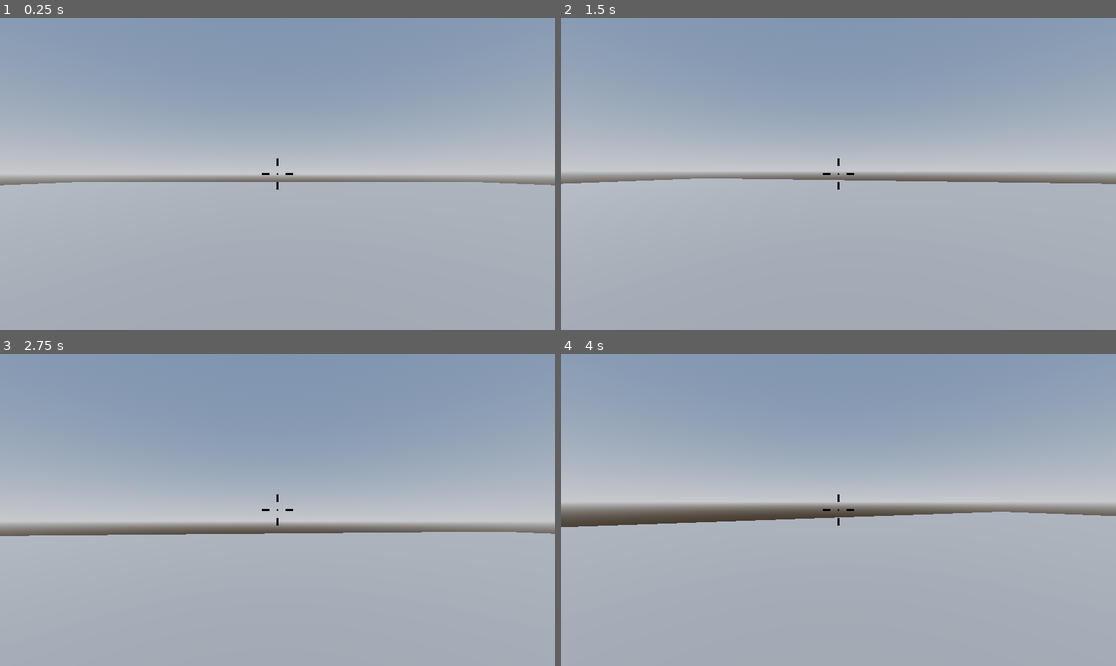
Above: before the commit, frames 1-4 (two rows, left to right).
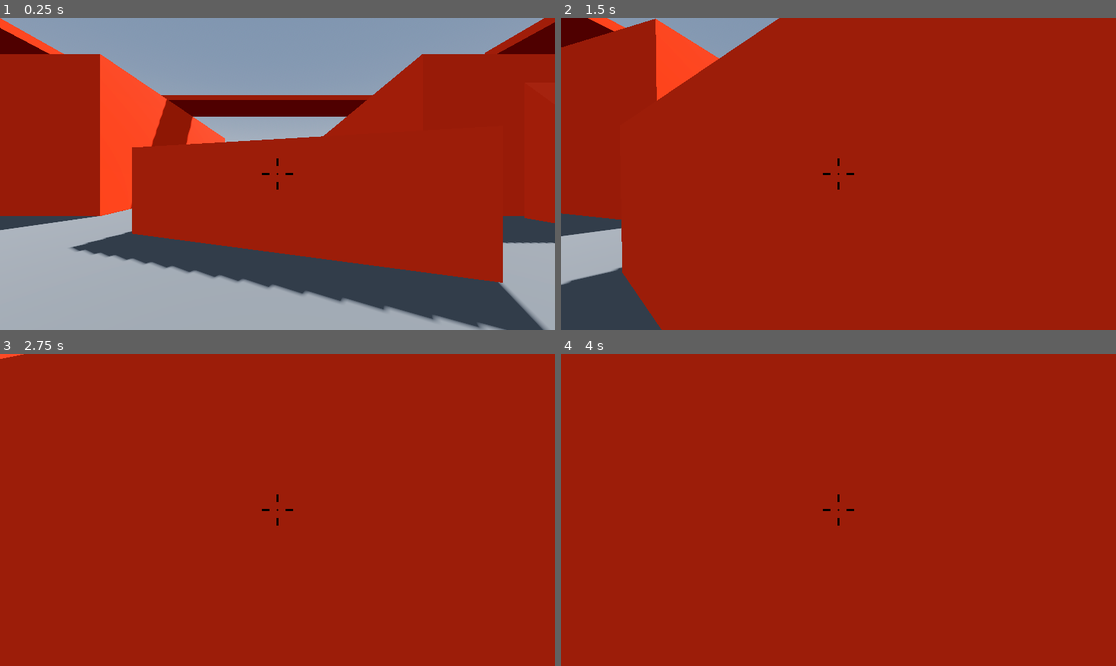
Above: after the commit, the same moments.

Repository: SpookyUboa/robo-rampage
Game: Godot game, scene res://Levels/Sandbox.tscn
Same seed, same stepped clock (60 frames per second), same inputs: the game is played once before the commit and once after it.
Inputs (mouse positions are in pixels of both pictures, inside the frame that each line leads up to):
- Up to frame 1 (0.25 s): no input
- Up to frame 2 (1.5 s): tap Enter (ui_accept) at 0.5, 0.77 s; move the mouse to (866, 174) at 0.52 s; hold W (move_forward) from 0.53 s (still down); move the mouse to (810, 174) at 1.27 s
- Up to frame 3 (2.75 s): keep holding W (move_forward); tap Enter (ui_accept) at 1.52 s; move the mouse to (288, 503) at 2.02 s
- Up to frame 4 (4 s): keep holding W (move_forward); move the mouse to (832, 516) at 2.77 s; tap Enter (ui_accept) at 3.02, 3.77 s; move the mouse to (877, 513) at 3.52 s

The runs differ from the first frame. In frame 1, 65% of the frame differs, in the area x 0-100%, y 0-100%; in frame 2, 97%; in frame 3, 100%; in frame 4, 100%.

Commit message:
Test area

Diff:
--- a/Levels/Sandbox.tscn
+++ b/Levels/Sandbox.tscn
@@ -1,6 +1,7 @@
 [gd_scene load_steps=7 format=3 uid="uid://cet6avcoru2de"]
 
 [ext_resource type="PackedScene" uid="uid://co2qph7d8sdvg" path="res://Player/Player.tscn" id="1_u6bnw"]
+[ext_resource type="Material" uid="uid://cvg7x82mq8vib" path="res://Materials/SandboxObject.tres" id="2_isjq1"]
 
 [sub_resource type="ProceduralSkyMaterial" id="ProceduralSkyMaterial_h2b37"]
 sky_horizon_color = Color(0.64625, 0.65575, 0.67075, 1)
@@ -17,9 +18,6 @@
 
 [sub_resource type="StandardMaterial3D" id="StandardMaterial3D_bd1lr"]
 albedo_color = Color(0.329412, 0.329412, 0.329412, 1)
-
-[sub_resource type="StandardMaterial3D" id="StandardMaterial3D_aj3ea"]
-albedo_color = Color(1, 0.211765, 0, 1)
 
 [node name="Sandbox" type="Node3D"]
 
@@ -39,7 +37,122 @@
 [node name="Player" parent="." instance=ExtResource("1_u6bnw")]
 transform = Transform3D(1, 0, 0, 0, 1, 0, 0, 0, 1, 0, 1, 0)
 
-[node name="Platform" type="CSGBox3D" parent="."]
-transform = Transform3D(1, 0, 0, 0, 1, 0, 0, 0, 1, 0, 0.5, 2.63174)
+[node name="TestArea" type="Node3D" parent="."]
+
+[node name="Platform" type="CSGBox3D" parent="TestArea"]
+transform = Transform3D(1, 0, 0, 0, 1, 0, 0, 0, 1, 1.02378, 0.5, 5.85534)
 use_collision = true
-material = SubResource("StandardMaterial3D_aj3ea")
+size = Vector3(3.02337, 1, 4.71176)
+material = ExtResource("2_isjq1")
+
+[node name="Platform2" type="CSGBox3D" parent="TestArea"]
+transform = Transform3D(1, 0, 0, 0, 1, 0, 0, 0, 1, -18, 0.5, -5.36826)
+use_collision = true
+material = ExtResource("2_isjq1")
+
+[node name="Platform3" type="CSGBox3D" parent="TestArea"]
+transform = Transform3D(1, 0, 0, 0, 2, 0, 0, 0, 1, -17, 1, -5.368)
+use_collision = true
+material = ExtResource("2_isjq1")
+
+[node name="Platform4" type="CSGBox3D" parent="TestArea"]
+transform = Transform3D(1, 0, 0, 0, 3, 0, 0, 0, 1, -16, 1.5, -5.368)
+use_collision = true
+material = ExtResource("2_isjq1")
+
+[node name="Platform5" type="CSGBox3D" parent="TestArea"]
+transform = Transform3D(1, 0, 0, 0, 4, 0, 0, 0, 1, -15, 2, -5.368)
+use_collision = true
+material = ExtResource("2_isjq1")
+
+[node name="Building" type="CSGBox3D" parent="TestArea"]
+transform = Transform3D(1, 0, 0, 0, 1, 0, 0, 0, 1, -15.081, 2.5, -13.793)
+use_collision = true
+size = Vector3(19.224, 5, 15.068)
+material = ExtResource("2_isjq1")
+
+[node name="Building2" type="CSGBox3D" parent="TestArea"]
+transform = Transform3D(1, 0, 0, 0, 1, 0, 0, 0, 1, 14.0855, 2.5, -13.793)
+use_collision = true
+size = Vector3(19.224, 5, 15.068)
+material = ExtResource("2_isjq1")
+
+[node name="Bridge1" type="CSGBox3D" parent="TestArea"]
+transform = Transform3D(1, 0, 0, 0, 0.25, 0, 0, 0, 3, 0, 5.125, -11.6618)
+use_collision = true
+size = Vector3(18.8997, 1, 1)
+material = ExtResource("2_isjq1")
+
+[node name="Platform6" type="CSGBox3D" parent="TestArea"]
+transform = Transform3D(-1, 0, -0.000209483, 0, 1, 0, 0.000209483, 0, -1, -6.06733, 2.81407, 2.61931)
+use_collision = true
+size = Vector3(1, 5.77111, 6.20134)
+material = ExtResource("2_isjq1")
+
+[node name="Platform11" type="CSGBox3D" parent="TestArea"]
+transform = Transform3D(0.322365, 0, 0.946616, 0, 1, 0, -0.946616, 0, 0.322365, -0.0806227, 0.777941, -3.90261)
+use_collision = true
+size = Vector3(1, 2.19574, 6.20134)
+material = ExtResource("2_isjq1")
+
+[node name="Platform7" type="CSGBox3D" parent="TestArea"]
+transform = Transform3D(-1, 0, -0.000209483, 0, 1, 0, 0.000209483, 0, -1, 16.7689, 0.5, 9.83291)
+use_collision = true
+material = ExtResource("2_isjq1")
+
+[node name="Platform8" type="CSGBox3D" parent="TestArea"]
+transform = Transform3D(-1, 0, -0.000209483, 0, 2, 0, 0.000209483, 0, -1, 15.7689, 1, 9.83286)
+use_collision = true
+material = ExtResource("2_isjq1")
+
+[node name="Platform9" type="CSGBox3D" parent="TestArea"]
+transform = Transform3D(-1, 0, -0.000209483, 0, 3, 0, 0.000209483, 0, -1, 14.7689, 1.5, 9.83307)
+use_collision = true
+material = ExtResource("2_isjq1")
+
+[node name="Platform10" type="CSGBox3D" parent="TestArea"]
+transform = Transform3D(-1, 0, -0.000209483, 0, 4, 0, 0.000209483, 0, -1, 13.7689, 2, 9.83328)
+use_collision = true
+material = ExtResource("2_isjq1")
+
+[node name="Building3" type="CSGBox3D" parent="TestArea"]
+transform = Transform3D(-1, 0, -0.000209483, 0, 1, 0, 0.000209483, 0, -1, 13.8517, 2.5, 18.2583)
+use_collision = true
+size = Vector3(19.224, 5, 15.068)
+material = ExtResource("2_isjq1")
+
+[node name="Building4" type="CSGBox3D" parent="TestArea"]
+transform = Transform3D(-1, 0, -0.000209483, 0, 1, 0, 0.000209483, 0, -1, -15.3148, 2.5, 18.2644)
+use_collision = true
+size = Vector3(19.224, 5, 15.068)
+material = ExtResource("2_isjq1")
+
+[node name="Bridge2" type="CSGBox3D" parent="TestArea"]
+transform = Transform3D(-1, 0, -0.000628448, 0, 0.25, 0, 0.000209483, 0, -3, -1.22975, 5.125, 16.1303)
+use_collision = true
+size = Vector3(18.8997, 1, 1)
+material = ExtResource("2_isjq1")
+
+[node name="Bridge3" type="CSGBox3D" parent="TestArea"]
+transform = Transform3D(0.0021816, 0, -2.99999, 0, 0.25, 0, 0.999998, 0, 0.00654481, 8.28249, 5.125, 2.81877)
+use_collision = true
+size = Vector3(18.8997, 1, 1)
+material = ExtResource("2_isjq1")
+
+[node name="Bridge4" type="CSGBox3D" parent="TestArea"]
+transform = Transform3D(-0.00239109, 0, 2.99999, 0, 0.25, 0, -0.999997, 0, -0.00717326, -8.51225, 5.125, 1.64965)
+use_collision = true
+size = Vector3(18.8997, 1, 1)
+material = ExtResource("2_isjq1")
+
+[node name="CSGPolygon3D" type="CSGPolygon3D" parent="."]
+transform = Transform3D(-4.37114e-08, 0, 5, 0, 1, 0, -1, 0, -2.18557e-07, 12.3108, 0, -3.01032)
+use_collision = true
+polygon = PackedVector2Array(0, 0, 3, 4, 3, 0)
+material = ExtResource("2_isjq1")
+
+[node name="CSGPolygon3D2" type="CSGPolygon3D" parent="."]
+transform = Transform3D(-4.37114e-08, 0, 5, 0, 1, 0, -1, 0, -2.18557e-07, 18.8483, 0, -0.0170674)
+use_collision = true
+polygon = PackedVector2Array(0, 0, 6, 4, 6, 0)
+material = ExtResource("2_isjq1")
--- /dev/null
+++ b/Materials/SandboxObject.tres
@@ -0,0 +1,4 @@
+[gd_resource type="StandardMaterial3D" format=3 uid="uid://cvg7x82mq8vib"]
+
+[resource]
+albedo_color = Color(1, 0.211765, 0, 1)
